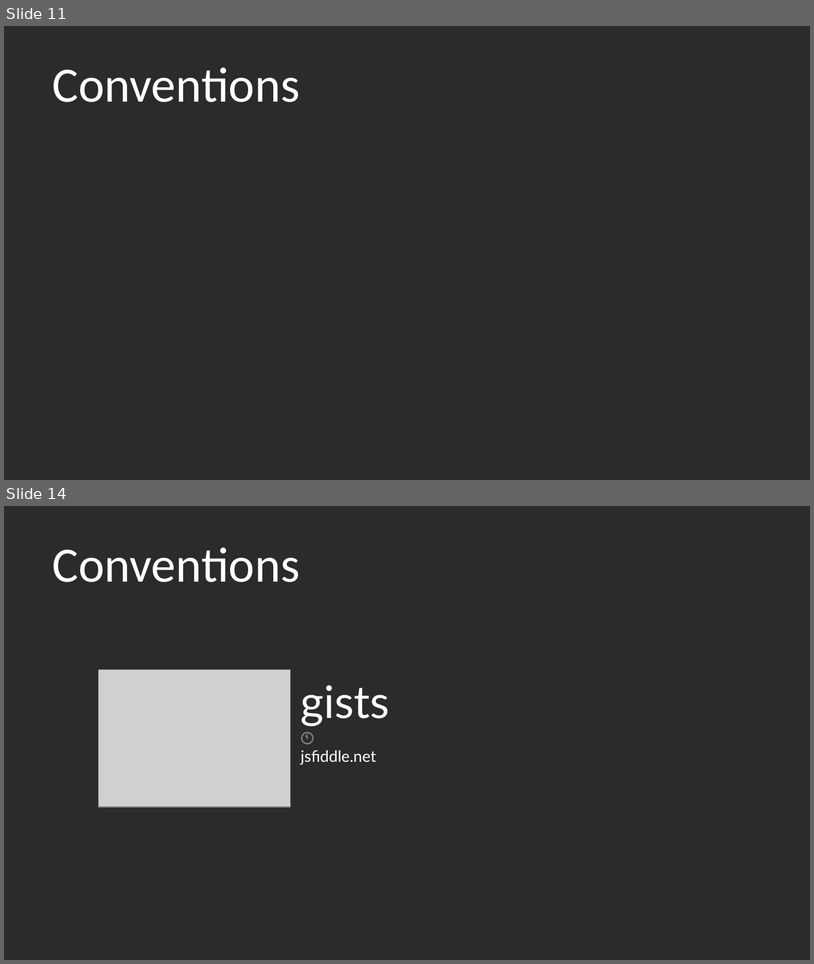
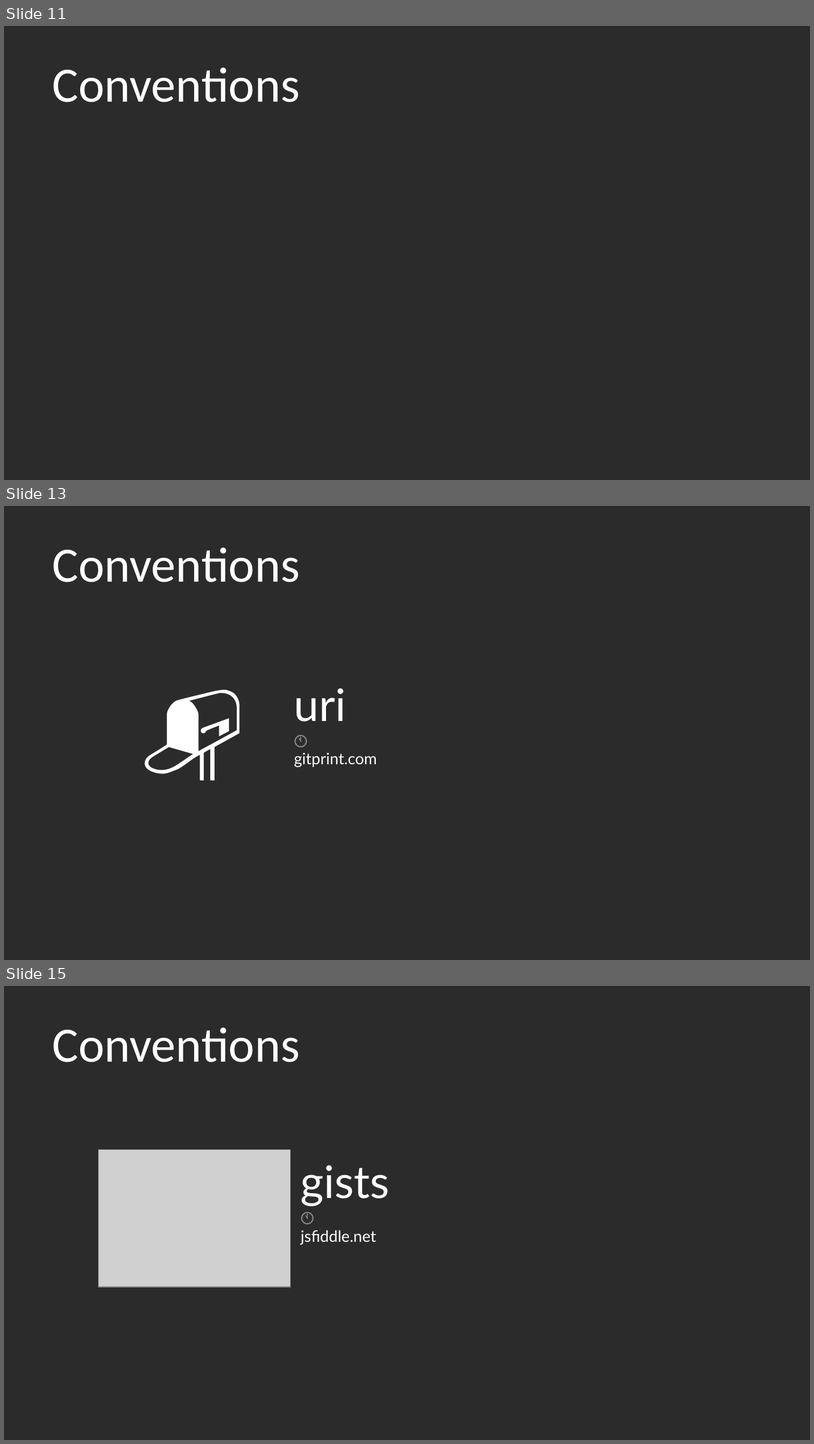
Before and after one commit to nikmd23/talk-introducing-nonacat, a slide deck: Nonacat.pptx. Shown one above the other, each under a label of ours: slides 11 and 14 before the commit, slides 11, 13 and 15 after it; the slides between them are not shown. The pictures are 814x964 and 814x1444 pixels, drawn with LibreOffice and Linux fonts; fonts in the diff are those of the drawing; grey boxes stand for pictures; background and template pictures are left out; a plain dark background stands for a picture behind light text. Boxes give left, top, right and bottom in pixels: in the first picture for what was removed or moved away, otherwise in the second. Text is boxed around its words. In the diff, an @@ line names an element or a change of style, - is before the commit and + after.

Commit message:
Added gitPrint to presentation

```diff
--- a/Nonacat.pptx
+++ b/Nonacat.pptx
@@ slide 13 added at (x1=4, y1=506, x2=810, y2=960), background picture (left out) @@
@@ title added at (x1=53, y1=547, x2=300, y2=582), 44 pt, text #FFFFFF @@
+Conventions
@@ text added at (x1=105, y1=639, x2=280, y2=804), 115 pt, text #FFFFFF @@
+📭
@@ text added at (x1=294, y1=688, x2=377, y2=767), 14 pt, text #FFFFFF @@
+uri
+🕚 gitprint.com
@@ what was slide 14 is now slide 15 @@
```
